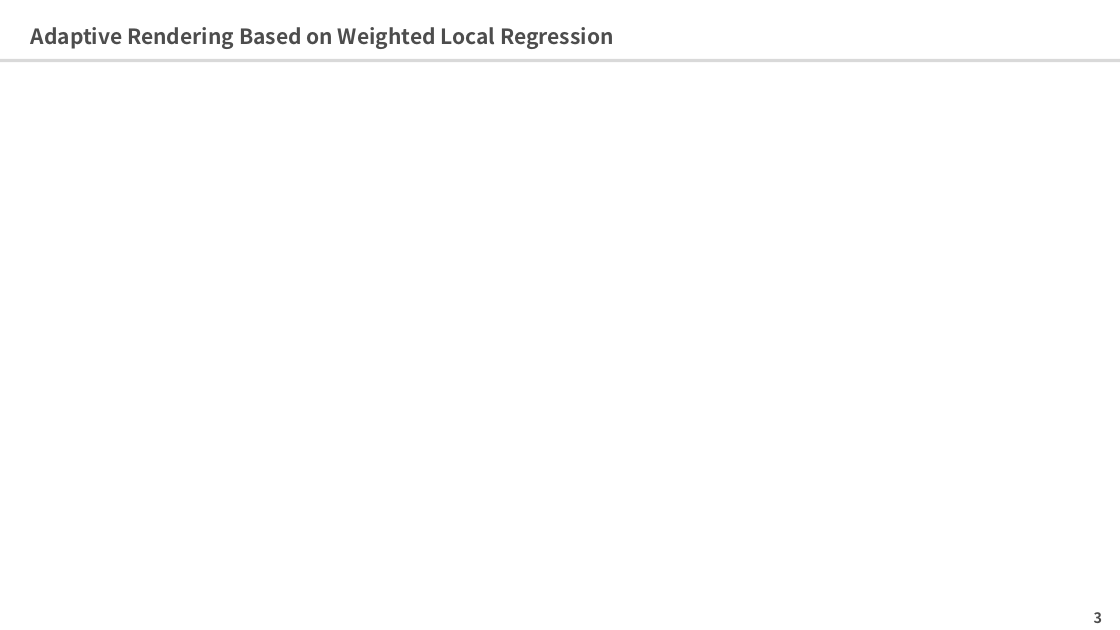
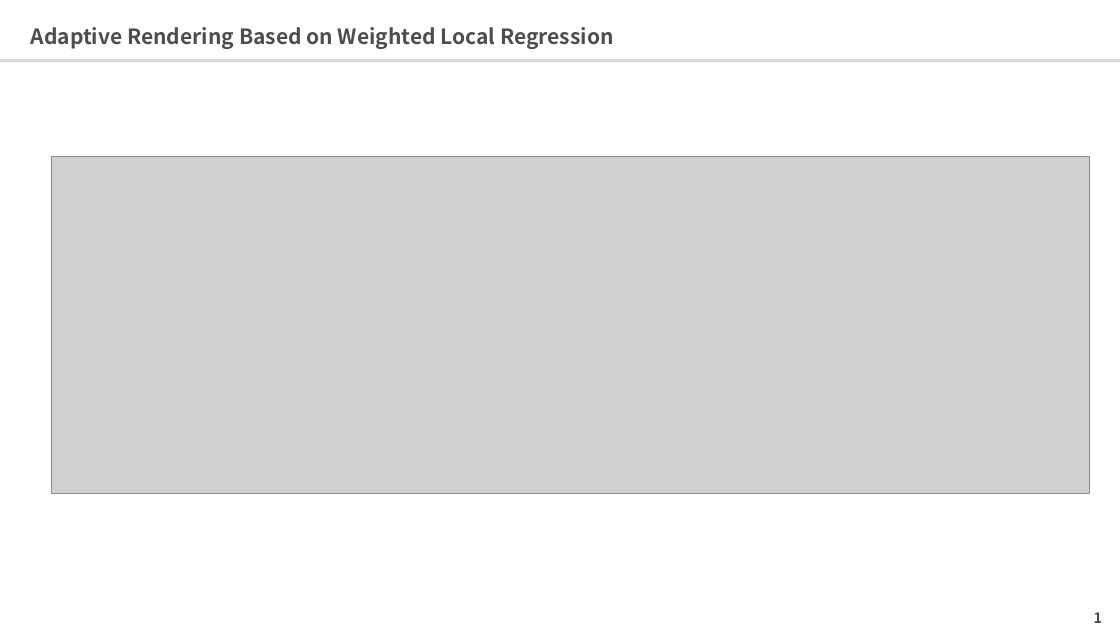
Before and after one commit to 0V/survey-paper-rendering, a slide deck: slide 2 of ppts/filter/Adaptive Rendering Based on Weighted Local Regression.pptx (slide 4 before the commit). Drawn at 1120x630 pixels with LibreOffice and Linux fonts; fonts in the diff are those of the drawing; grey boxes stand for pictures. Boxes give left, top, right and bottom in pixels: in the first picture for what was removed or moved away, otherwise in the second. Text is boxed around its words. In the diff, an @@ line names an element or a change of style, - is before the commit and + after.

```diff
--- a/ppts/filter/Adaptive Rendering Based on Weighted Local Regression.pptx
+++ b/ppts/filter/Adaptive Rendering Based on Weighted Local Regression.pptx
@@ picture added at box(51, 156, 1089, 494) @@
@@ page number at box(1094, 612, 1102, 623): text changed @@
-3
+1
```
Also in this commit, not shown: 2 other slides changed, 1 slide added, 5 other files.
